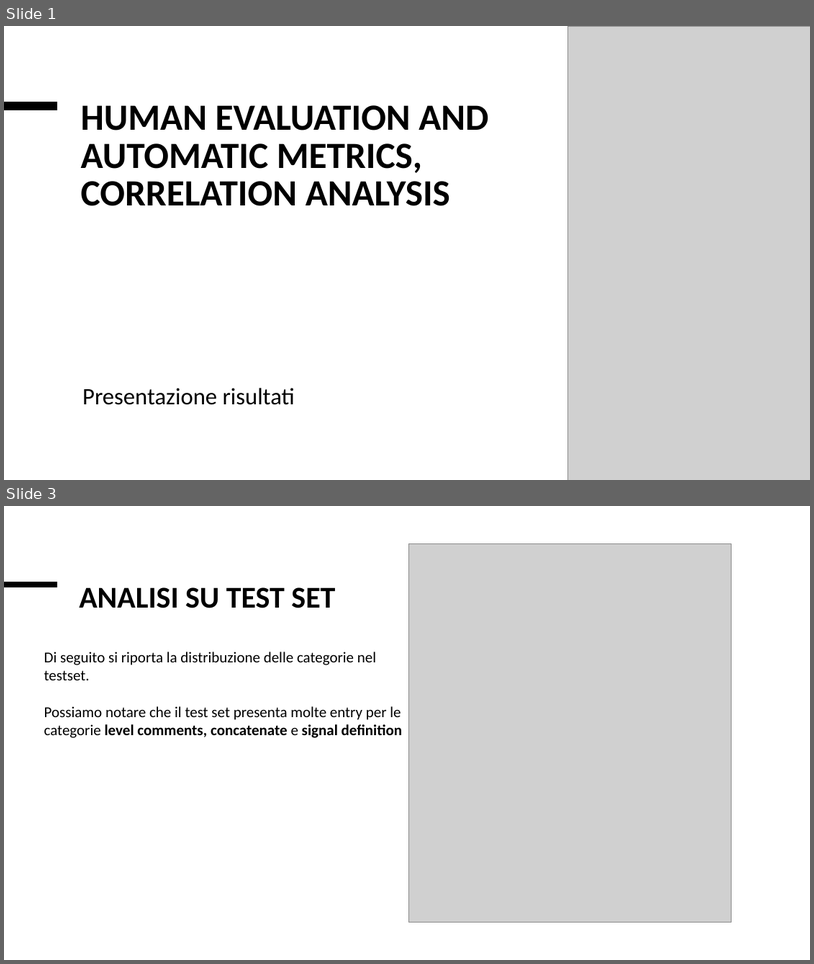
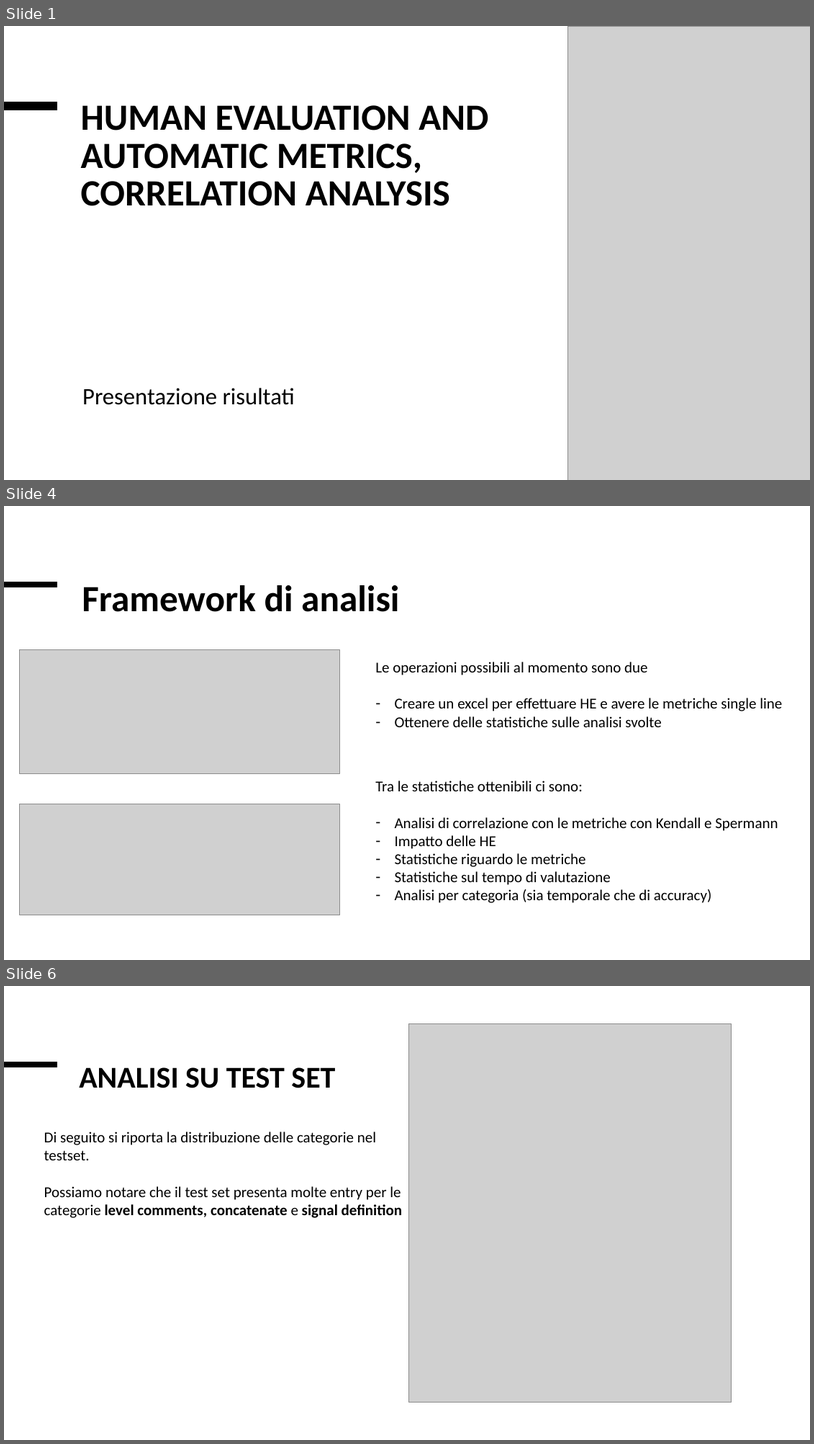
Before and after one commit to Simpronic/Tesi_Generatore_VHDL, a slide deck: altro/Presentazione_risultati.pptx. Shown one above the other, each under a label of ours: slides 1 and 3 before the commit, slides 1, 4 and 6 after it; the slides between them are not shown. The pictures are 814x964 and 814x1444 pixels, drawn with LibreOffice and Linux fonts; fonts in the diff are those of the drawing; grey boxes stand for pictures. Boxes give left, top, right and bottom in pixels: in the first picture for what was removed or moved away, otherwise in the second. Text is boxed around its words. In the diff, an @@ line names an element or a change of style, - is before the commit and + after.

```diff
--- a/altro/Presentazione_risultati.pptx
+++ b/altro/Presentazione_risultati.pptx
@@ slide 4 added at [4, 506, 810, 960], background #FFFFFF; not listed: 1 template element that a slide beside it also shows @@
@@ title added at [82, 585, 399, 612], 44 pt, text #000000, bold @@
+Framework di analisi
@@ picture added at [19, 649, 340, 773] @@
@@ text added at [376, 662, 782, 727], 18 pt, text #000000 @@
+Le operazioni possibili al momento sono due
+– Creare un excel per effettuare HE e avere le metriche single line
+– Ottenere delle statistiche sulle analisi svolte
@@ text added at [376, 780, 778, 903], 18 pt, text #000000 @@
+Tra le statistiche ottenibili ci sono:
+– Analisi di correlazione con le metriche con Kendall e Spermann
+– Impatto delle HE
+– Statistiche riguardo le metriche
+– Statistiche sul tempo di valutazione
+– Analisi per categoria (sia temporale che di accuracy)
@@ picture added at [20, 804, 340, 915] @@
@@ what was slide 3 is now slide 6 @@
```
Also in this commit, not shown: 5 slides changed, 3 other slides added.
